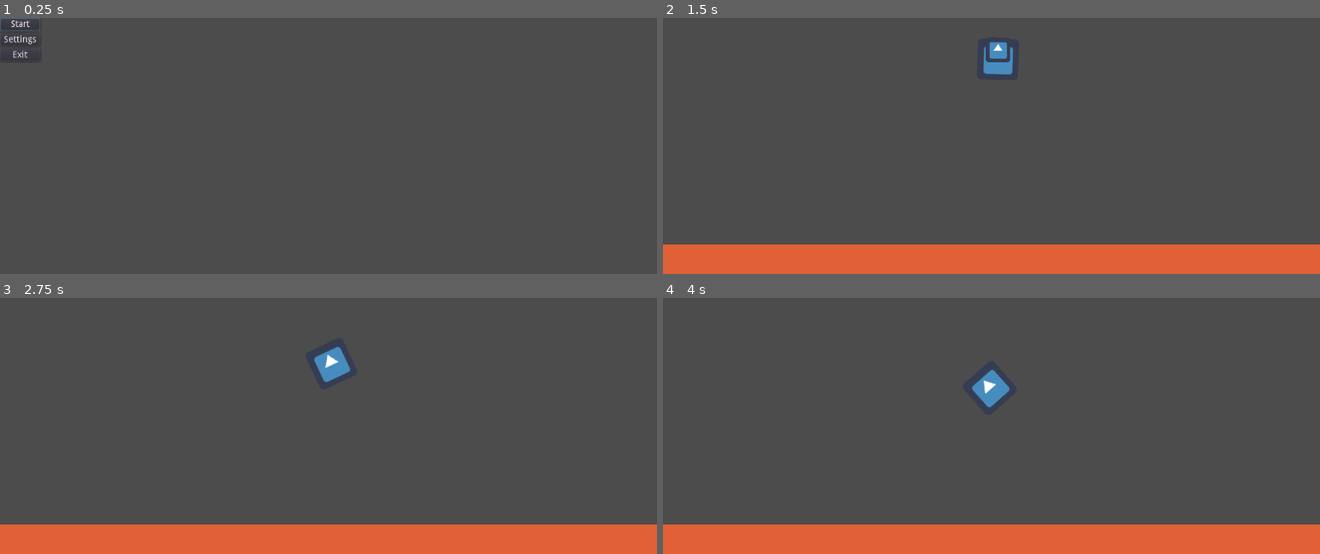
Above: before the commit, frames 1-4 (two rows, left to right).
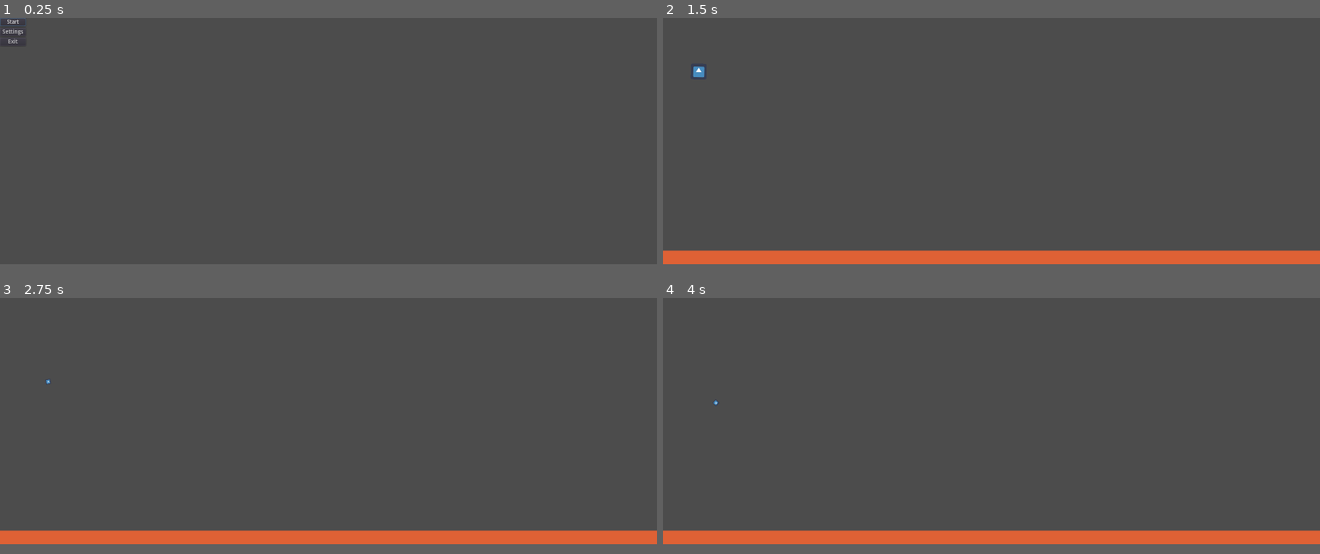
Above: after the commit, the same moments.

Repository: swift456/mars-lander
Game: Godot game, scene res://Menu.tscn
Two runs of this game, one before a commit and one after it. Both use one fixed random seed, a clock stepped at 60 frames per second and the inputs below. The engine's default icon, where the game draws it, is replaced by a stand-in: a white triangle on a blue panel in a dark square.
Inputs:
- Up to frame 1 (0.25 s): no input
- Up to frame 2 (1.5 s): click "Start" at 0.5 s; hold Right (right) from 1.28 s (still down); tap Space (parachute) at 1.35 s
- Up to frame 3 (2.75 s): release Right (right) at 2.03 s; hold Left (left) from 2.03 s (still down); tap Space (parachute) at 2.1 s
- Up to frame 4 (4 s): release Left (left) at 2.78 s; hold Right (right) 2.78-3.53 s; tap Space (parachute) at 2.85, 3.6 s; hold Up (thrust) from 3.53 s (still down)
The window is 800x312 before the commit and 800x300 after it. Grey fills any space a smaller window leaves; there, only what the larger window draws over its background counts as a difference.

The runs differ from the first frame. In frame 1, 0.2% of the frame differs, in the area x 0-7%, y 0-16%; in frame 2, 3.1%, in the area x 0-100%, y 9-92%; in frame 3, 3.1%; in frame 4, 3.1%.

Commit message:
Investigation of applying appoximations of real life physics in-game

Diff:
--- a/Prototyping/LandingTest/Lander.gd
+++ b/Prototyping/LandingTest/Lander.gd
@@ -8,8 +8,11 @@
 var instance = parachute
 enum State {FREEFALL, PARACHUTE_DEPLOY, PARACHUTE_CUT, PARACHUTE_DEPLOYED,PARACHUTE_USED,LANDED, DESTROYED, PAUSED}
 var _state = State.FREEFALL
+var density = 0.0020
 
 
+func _ready():
+	apply_central_impulse(Vector2(100,140))
 
 
 
@@ -37,13 +40,9 @@
 				instance.global_transform.origin = (self.global_transform.origin)
 
 
-				var spring = DampedSpringJoint2D.new()
+				var spring = PinJoint2D.new()
 				spring.set("node_b", self.get_path())
 				spring.set("node_a", instance.get_path())
-				spring.set_rest_length(-70)
-				spring.set_length(-100)
-				spring.set_stiffness(6)
-				spring.set_damping(1)
 				add_child(spring)
 
 
@@ -79,14 +78,19 @@
 func _integrate_forces(state):
 	self.set_applied_torque(0)
 	if Input.is_action_pressed("left"):
-		self.set_applied_torque(-1000)
+		self.set_applied_torque(-100)
 	if Input.is_action_pressed("right"):
-		self.set_applied_torque(1000)
+		self.set_applied_torque(100)
 	if Input.is_action_pressed("thrust"):
 		var thrust = -self.global_transform.y
 		thrust = thrust
 		apply_central_impulse(thrust)
 	print(rotation)
+
+
+
+
+
 func input():
 
 
--- a/Prototyping/LandingTest/Lander.tscn
+++ b/Prototyping/LandingTest/Lander.tscn
@@ -12,9 +12,11 @@
 script = ExtResource( 2 )
 
 [node name="CollisionShape2D" type="CollisionShape2D" parent="."]
+scale = Vector2( 0.2, 0.2 )
 shape = SubResource( 1 )
 
 [node name="Sprite" type="Sprite" parent="."]
+scale = Vector2( 0.2, 0.2 )
 texture = ExtResource( 1 )
 __meta__ = {
 "_edit_group_": true
--- a/Prototyping/LandingTest/Main.tscn
+++ b/Prototyping/LandingTest/Main.tscn
@@ -5,12 +5,14 @@
 [ext_resource path="res://ControlNode.gd" type="Script" id=3]
 
 [node name="Main" type="Node2D"]
-position = Vector2( 518, 374 )
+position = Vector2( 803, 718 )
+scale = Vector2( 1, 0.760002 )
 __meta__ = {
 "_edit_group_": true
 }
 
 [node name="Surface" parent="." instance=ExtResource( 1 )]
+position = Vector2( -5, -178.947 )
 scale = Vector2( 1.69547, 1.96441 )
 
 [node name="Node2D" type="Node2D" parent="."]
@@ -21,6 +23,7 @@
 }
 
 [node name="Lander" parent="Node2D" instance=ExtResource( 2 )]
+position = Vector2( -798, -609.208 )
 __meta__ = {
 "_edit_group_": true
 }
--- a/Prototyping/LandingTest/Surface.tscn
+++ b/Prototyping/LandingTest/Surface.tscn
@@ -1,12 +1,13 @@
 [gd_scene load_steps=2 format=2]
 
 [sub_resource type="RectangleShape2D" id=1]
-extents = Vector2( 512, 12.5 )
+extents = Vector2( 512, 13.75 )
 
 [node name="Area2D" type="Area2D"]
 
 [node name="CollisionShape2D" type="CollisionShape2D" parent="."]
-position = Vector2( 1, 4 )
+position = Vector2( 1, 2.75 )
+scale = Vector2( 1, 1.06581 )
 shape = SubResource( 1 )
 
 [node name="Polygon2D" type="Polygon2D" parent="."]
--- a/Prototyping/LandingTest/project.godot
+++ b/Prototyping/LandingTest/project.godot
@@ -16,7 +16,7 @@
 
 [display]
 
-window/size/height=400
+window/size/width=1600
 
 [gui]
 
